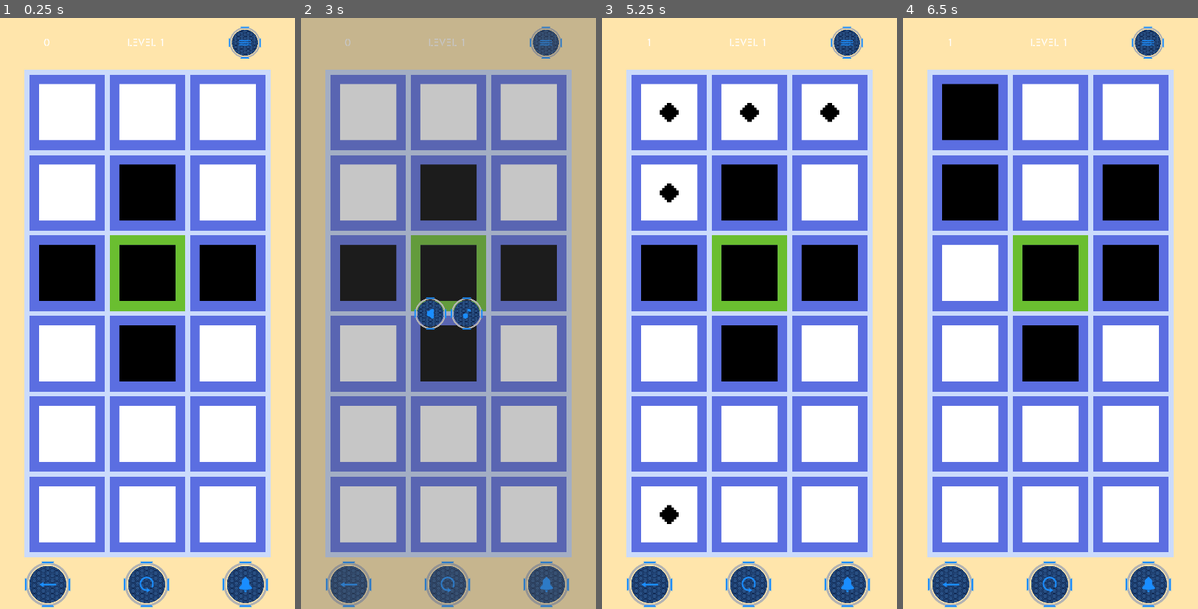
Above: before the commit, frames 1-4 (left to right).
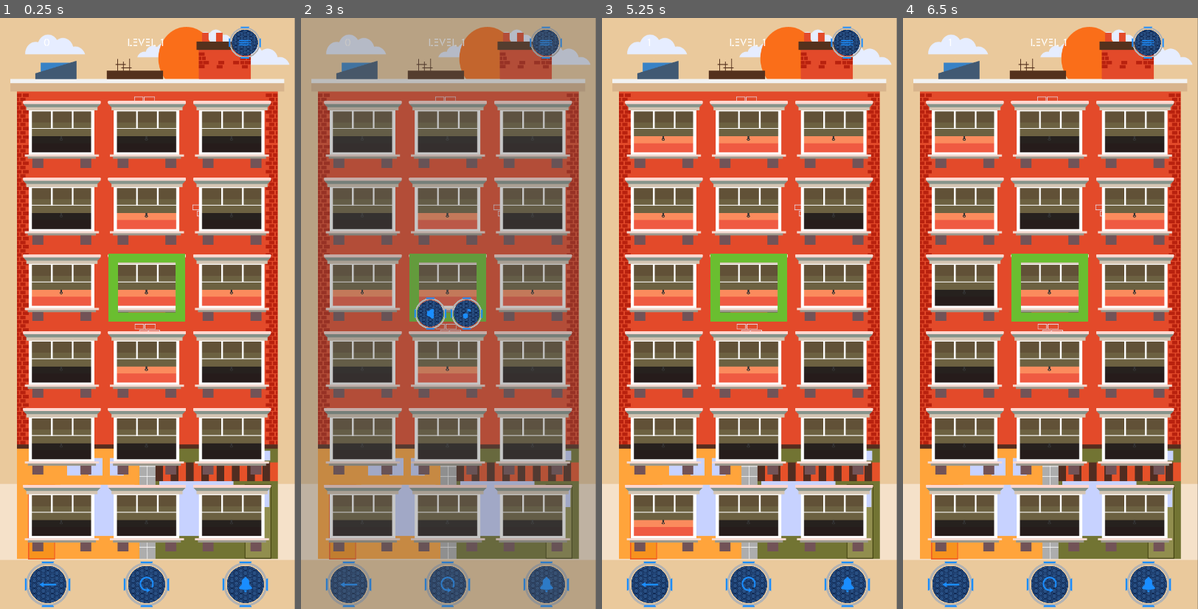
Above: after the commit, the same moments.

Repository: sisipun/SleepyCity
Game: Godot game, scene res://Game/Level/Level.tscn
The game is run twice, just before and just after one commit, with the same random seed, the same clock (stepped at 60 frames per second) and the same inputs.
Inputs (mouse positions are in pixels of both pictures, inside the frame that each line leads up to):
- Up to frame 1 (0.25 s): no input
- Up to frame 2 (3 s): click (545, 585) at 0.5 s; click (545, 585) at 1.25 s; click (545, 585) at 2 s; click (545, 41) at 2.75 s
- Up to frame 3 (5.25 s): click (649, 585) at 3.5 s; click (749, 585) at 4.25 s; tap Enter at 5 s; move the mouse to (669, 112) at 5.02 s; click (669, 112) at 5.17 s
- Up to frame 4 (6.5 s): tap Space at 5.75 s; move the mouse to (970, 195) at 5.77 s; click (970, 195) at 5.92 s

The runs differ from the first frame. In frame 1, 94% of the frame differs, in the area x 0-100%, y 0-100%; in frame 2, 73%; in frame 3, 94%; in frame 4, 94%.

Commit message:
Level assets

Diff:
--- a/Game/Level/Cell.gd
+++ b/Game/Level/Cell.gd
@@ -6,13 +6,9 @@
 
 
 var _alive: bool = false
+var _target: bool = false
 var _coord_x: int = 0
 var _coord_y: int = 0
-
-
-func _ready() -> void:
-	$Sprite.play()
-	$Border.play()
 
 
 func _on_input_event(viewport: Node, event: InputEvent, shape_idx: int) -> void:
@@ -26,38 +22,24 @@
 		coord_y: int,
 		position: Vector2,
 		size: Vector2,
-		alive: bool = false
+		alive: bool = false,
+		target: bool = false
 	) -> Cell:
 	var sprite_size: Vector2 = $Sprite.frames.get_frame($Sprite.animation, 0).get_size()
 	self.position = position
+	_target = target
 	_coord_x = coord_x
 	_coord_y = coord_y
 	set_alive(alive)
-	$Collision.shape.extents = Vector2(size.x / 2, size.y / 2)
-	$Sprite.scale = Vector2(size.x / sprite_size.x, size.y / sprite_size.y)
-	$Sprite.frame = $Sprite.frames.get_frame_count($Sprite.animation) - 1
-	$Border.scale = Vector2(size.x / sprite_size.x, size.y / sprite_size.y)
-	$Target.scale = Vector2(size.x / sprite_size.x, size.y / sprite_size.y)
-	$Tip.scale = Vector2(size.x / sprite_size.x, size.y / sprite_size.y)
+	scale = Vector2(
+		size.x / ($CellShape.shape.extents.x * 2),
+		size.y / ($CellShape.shape.extents.y * 2)
+	)
+
+	$Border.animation = "target" if _target else "default"
+	$Sprite.play()
+	$Border.play()
 	return self
-
-
-func play_target_effect() -> bool:
-	if $Target.is_playing():
-		return false
-
-	$Target.play()
-	$Target.show()
-	return true
-
-
-func stop_target_effect() -> bool:
-	if not $Target.is_playing():
-		return false
-
-	$Target.stop()
-	$Target.hide()
-	return true
 
 
 func play_tip_effect() -> bool:
--- a/Game/Level/Cell.tscn
+++ b/Game/Level/Cell.tscn
@@ -1,153 +1,23 @@
-[gd_scene load_steps=38 format=2]
+[gd_scene load_steps=11 format=2]
 
 [ext_resource path="res://Game/Level/Cell.gd" type="Script" id=1]
-[ext_resource path="res://Assets/Level/default_cell.png" type="Texture" id=2]
-[ext_resource path="res://Assets/Level/alive_cell.png" type="Texture" id=3]
-[ext_resource path="res://Assets/Level/dead_cell.png" type="Texture" id=4]
+[ext_resource path="res://Assets/Level/dark_border.png" type="Texture" id=2]
+[ext_resource path="res://Assets/Level/dark_window.png" type="Texture" id=3]
+[ext_resource path="res://Assets/Level/light_window.png" type="Texture" id=4]
 [ext_resource path="res://Assets/Level/tip_cell.png" type="Texture" id=5]
-[ext_resource path="res://Assets/Level/target_cell.png" type="Texture" id=6]
+[ext_resource path="res://Assets/Level/light_border.png" type="Texture" id=6]
 
 [sub_resource type="RectangleShape2D" id=1]
-extents = Vector2( 64, 64 )
-
-[sub_resource type="AtlasTexture" id=2]
-flags = 4
-atlas = ExtResource( 3 )
-region = Rect2( 0, 0, 128, 128 )
-
-[sub_resource type="AtlasTexture" id=3]
-flags = 4
-atlas = ExtResource( 3 )
-region = Rect2( 128, 0, 128, 128 )
-
-[sub_resource type="AtlasTexture" id=4]
-flags = 4
-atlas = ExtResource( 3 )
-region = Rect2( 256, 0, 128, 128 )
-
-[sub_resource type="AtlasTexture" id=5]
-flags = 4
-atlas = ExtResource( 3 )
-region = Rect2( 384, 0, 128, 128 )
-
-[sub_resource type="AtlasTexture" id=6]
-flags = 4
-atlas = ExtResource( 3 )
-region = Rect2( 512, 0, 128, 128 )
-
-[sub_resource type="AtlasTexture" id=7]
-flags = 4
-atlas = ExtResource( 3 )
-region = Rect2( 640, 0, 128, 128 )
-
-[sub_resource type="AtlasTexture" id=8]
-flags = 4
-atlas = ExtResource( 3 )
-region = Rect2( 768, 0, 128, 128 )
-
-[sub_resource type="AtlasTexture" id=9]
-flags = 4
-atlas = ExtResource( 3 )
-region = Rect2( 896, 0, 128, 128 )
-
-[sub_resource type="AtlasTexture" id=10]
-flags = 4
-atlas = ExtResource( 3 )
-region = Rect2( 1024, 0, 128, 128 )
-
-[sub_resource type="AtlasTexture" id=11]
-flags = 4
-atlas = ExtResource( 3 )
-region = Rect2( 1152, 0, 128, 128 )
-
-[sub_resource type="AtlasTexture" id=12]
-flags = 4
-atlas = ExtResource( 3 )
-region = Rect2( 1280, 0, 128, 128 )
-
-[sub_resource type="AtlasTexture" id=13]
-flags = 4
-atlas = ExtResource( 3 )
-region = Rect2( 1408, 0, 128, 128 )
-
-[sub_resource type="AtlasTexture" id=14]
-flags = 4
-atlas = ExtResource( 3 )
-region = Rect2( 1536, 0, 128, 128 )
-
-[sub_resource type="AtlasTexture" id=15]
-flags = 4
-atlas = ExtResource( 4 )
-region = Rect2( 0, 0, 128, 128 )
-
-[sub_resource type="AtlasTexture" id=16]
-flags = 4
-atlas = ExtResource( 4 )
-region = Rect2( 128, 0, 128, 128 )
-
-[sub_resource type="AtlasTexture" id=17]
-flags = 4
-atlas = ExtResource( 4 )
-region = Rect2( 256, 0, 128, 128 )
-
-[sub_resource type="AtlasTexture" id=18]
-flags = 4
-atlas = ExtResource( 4 )
-region = Rect2( 384, 0, 128, 128 )
-
-[sub_resource type="AtlasTexture" id=19]
-flags = 4
-atlas = ExtResource( 4 )
-region = Rect2( 512, 0, 128, 128 )
-
-[sub_resource type="AtlasTexture" id=20]
-flags = 4
-atlas = ExtResource( 4 )
-region = Rect2( 640, 0, 128, 128 )
-
-[sub_resource type="AtlasTexture" id=21]
-flags = 4
-atlas = ExtResource( 4 )
-region = Rect2( 768, 0, 128, 128 )
-
-[sub_resource type="AtlasTexture" id=22]
-flags = 4
-atlas = ExtResource( 4 )
-region = Rect2( 896, 0, 128, 128 )
-
-[sub_resource type="AtlasTexture" id=23]
-flags = 4
-atlas = ExtResource( 4 )
-region = Rect2( 1024, 0, 128, 128 )
-
-[sub_resource type="AtlasTexture" id=24]
-flags = 4
-atlas = ExtResource( 4 )
-region = Rect2( 1152, 0, 128, 128 )
-
-[sub_resource type="AtlasTexture" id=25]
-flags = 4
-atlas = ExtResource( 4 )
-region = Rect2( 1280, 0, 128, 128 )
-
-[sub_resource type="AtlasTexture" id=26]
-flags = 4
-atlas = ExtResource( 4 )
-region = Rect2( 1408, 0, 128, 128 )
-
-[sub_resource type="AtlasTexture" id=27]
-flags = 4
-atlas = ExtResource( 4 )
-region = Rect2( 1536, 0, 128, 128 )
+extents = Vector2( 80.5, 101.5 )
 
 [sub_resource type="SpriteFrames" id=28]
 animations = [ {
-"frames": [ SubResource( 2 ), SubResource( 3 ), SubResource( 4 ), SubResource( 5 ), SubResource( 6 ), SubResource( 7 ), SubResource( 8 ), SubResource( 9 ), SubResource( 10 ), SubResource( 11 ), SubResource( 12 ), SubResource( 13 ), SubResource( 14 ) ],
+"frames": [ ExtResource( 3 ), ExtResource( 4 ) ],
 "loop": false,
 "name": "alive",
 "speed": 60.0
 }, {
-"frames": [ SubResource( 15 ), SubResource( 16 ), SubResource( 17 ), SubResource( 18 ), SubResource( 19 ), SubResource( 20 ), SubResource( 21 ), SubResource( 22 ), SubResource( 23 ), SubResource( 24 ), SubResource( 25 ), SubResource( 26 ), SubResource( 27 ) ],
+"frames": [ ExtResource( 4 ), ExtResource( 3 ) ],
 "loop": false,
 "name": "dead",
 "speed": 60.0
@@ -155,17 +25,14 @@
 
 [sub_resource type="SpriteFrames" id=29]
 animations = [ {
-"frames": [ ExtResource( 2 ) ],
+"frames": [ ExtResource( 6 ) ],
 "loop": false,
 "name": "default",
 "speed": 5.0
-} ]
-
-[sub_resource type="SpriteFrames" id=30]
-animations = [ {
-"frames": [ ExtResource( 6 ) ],
-"loop": false,
-"name": "default",
+}, {
+"frames": [ ExtResource( 2 ) ],
+"loop": true,
+"name": "target",
 "speed": 5.0
 } ]
 
@@ -178,28 +45,27 @@
 } ]
 
 [node name="Cell" type="Area2D"]
-scale = Vector2( 0.99651, 1 )
 gravity_vec = Vector2( -0.75, 1 )
 script = ExtResource( 1 )
 
-[node name="Collision" type="CollisionShape2D" parent="."]
+[node name="CellShape" type="CollisionShape2D" parent="."]
 z_index = -1
 shape = SubResource( 1 )
 
 [node name="Sprite" type="AnimatedSprite" parent="."]
+position = Vector2( -0.5, -4 )
+scale = Vector2( 0.663212, 0.67 )
 z_index = -2
 frames = SubResource( 28 )
-animation = "dead"
+animation = "alive"
 
 [node name="Border" type="AnimatedSprite" parent="."]
 z_index = -2
 frames = SubResource( 29 )
 
-[node name="Target" type="AnimatedSprite" parent="."]
-visible = false
-frames = SubResource( 30 )
-
 [node name="Tip" type="AnimatedSprite" parent="."]
 visible = false
+position = Vector2( -0.500003, -0.250005 )
+scale = Vector2( 1.2355, 1.57434 )
 frames = SubResource( 31 )
 [connection signal="input_event" from="." to="." method="_on_input_event"]
--- a/Game/Level/Level.gd
+++ b/Game/Level/Level.gd
@@ -8,7 +8,7 @@
 
 
 func _ready() -> void:
-	$LevelArea.set_level(Storage.get_level())
+	$LevelArea.init(Storage.get_level())
 	emit_signal("init", Storage.get_level_number() + 1)
 
 
--- a/Game/Level/Level.tscn
+++ b/Game/Level/Level.tscn
@@ -2,7 +2,7 @@
 
 [ext_resource path="res://Game/Level/LevelArea.tscn" type="PackedScene" id=1]
 [ext_resource path="res://Game/Interface/Interface.tscn" type="PackedScene" id=2]
-[ext_resource path="res://Assets/Level/background.png" type="Texture" id=3]
+[ext_resource path="res://Assets/Level/back.png" type="Texture" id=3]
 [ext_resource path="res://Game/Interface/MenuPopup.tscn" type="PackedScene" id=4]
 [ext_resource path="res://Game/Interface/LevelCompletePopup.tscn" type="PackedScene" id=6]
 [ext_resource path="res://Game/Level/Level.gd" type="Script" id=7]
@@ -26,7 +26,7 @@
 }
 
 [node name="LevelArea" parent="." instance=ExtResource( 1 )]
-position = Vector2( 50, 100 )
+position = Vector2( 20, 100 )
 
 [node name="InterfaceLayer" type="CanvasLayer" parent="."]
 
--- a/Game/Level/LevelArea.gd
+++ b/Game/Level/LevelArea.gd
@@ -1,11 +1,14 @@
-extends Node2D
+extends Area2D
 
 
 signal step(step_count)
 signal completed(steps_count, took_tip)
 
-
-export (float) var cell_margin: = 10
+export (float) var level_area_margin_left = 20
+export (float) var level_area_margin_right = 20
+export (float) var level_area_margin_top = 30
+export (float) var level_area_margin_bottom = 100
+export (float) var cell_margin: = 20
 
 
 var _level: LevelMap
@@ -14,36 +17,24 @@
 var _tutorial: = false
 
 
-func set_level(info: Storage.LevelInfo):
+func init(info: Storage.LevelInfo):
 	_level = LevelMap.new(info)
 	_tutorial = info.tutorial
-	position.y += OS.get_window_safe_area().position.y
+
+	 # OS.get_window_safe_area().position.y
+
+	var screen_size: = get_viewport_rect().size
+	var level_area_width: float = screen_size.x - (level_area_margin_left + level_area_margin_right)
+	var level_area_heigth: float = screen_size.y - (level_area_margin_top + level_area_margin_bottom)
+
+	var game_area_position_x: float = $GameAreaShape.shape.a.x
+	var game_area_position_y: float = $GameAreaShape.shape.a.y
+	var game_area_width: float = $GameAreaShape.shape.b.x - $GameAreaShape.shape.a.x
+	var game_area_height: float = $GameAreaShape.shape.b.y - $GameAreaShape.shape.a.y
+	var cells_width: = (game_area_width - cell_margin * (_level.width() + 1)) / _level.width()
+	var cells_height: = (game_area_height - cell_margin * (_level.height() + 1)) / _level.height()
 
 	var cell_scene: = load("res://Game/Level/Cell.tscn")
-	var screen_size: = get_viewport_rect().size
-	var original_game_area_width: = screen_size.x - 2 * position.x
-	var original_game_area_height: = screen_size.y - 2 * position.y
-	var original_cells_width: = original_game_area_width - cell_margin * (_level.width() + 1)
-	var original_cells_height: = original_game_area_height - cell_margin * (_level.height() + 1)
-	var cell_size: = min(original_cells_width / _level.width(), original_cells_height / _level.height())
-	var cells_width: = cell_size * _level.width()
-	var cells_height: = cell_size * _level.height()
-	var game_area_width: = cells_width + cell_margin * (_level.width() + 1)
-	var game_area_height: = cells_height + cell_margin * (_level.height() + 1)
-
-	position.x += (original_game_area_width - game_area_width) / 2
-	position.y += (original_game_area_height - game_area_height) / 2
-
-	var background_size: Vector2 = $BackgroundLayer/Background.get_rect().size
-	$BackgroundLayer/Background.set_position(Vector2(
-		position.x + game_area_width / 2,
-		position.y + game_area_height / 2
-	))
-	$BackgroundLayer/Background.scale = Vector2(
-		game_area_width / background_size.x,
-		game_area_height / background_size.y
-	)
-
 	for i in range(_level.width()):
 		_cells.append([])
 		for j in range(_level.height()):
@@ -51,12 +42,12 @@
 				i,
 				j,
 				Vector2(
-					cell_margin + (cell_size / 2) + i * (cell_margin + cell_size),
-					cell_margin + (cell_size / 2) + j * (cell_margin + cell_size)
+					game_area_position_x + cell_margin + (cells_width / 2) + i * (cell_margin + cells_width),
+					game_area_position_y + cell_margin + (cells_height / 2) + j * (cell_margin + cells_height)
 				),
 				Vector2(
-					cell_size,
-					cell_size
+					cells_width,
+					cells_height
 				),
 				false
 			)
@@ -66,6 +57,16 @@
 			cell.connect("clicked", self, "_on_cell_clicked")
 			add_child(cell)
 	update_cells()
+
+	scale = Vector2(
+		level_area_width / ($LevelAreaShape.shape.extents.x * 2),
+		level_area_heigth / ($LevelAreaShape.shape.extents.y * 2)
+	)
+	position.x = level_area_margin_left + level_area_width / 2
+	position.y = level_area_margin_top + level_area_heigth / 2
+	$BackgroundLayer/Background.scale = scale
+	$BackgroundLayer/Background.position = position
+
 
 	if _tutorial:
 		show_tip()
--- a/Game/Level/LevelArea.tscn
+++ b/Game/Level/LevelArea.tscn
@@ -1,12 +1,25 @@
-[gd_scene load_steps=5 format=2]
+[gd_scene load_steps=7 format=2]
 
-[ext_resource path="res://Assets/Level/game_area_background.png" type="Texture" id=1]
+[ext_resource path="res://Assets/Level/game_area_back.png" type="Texture" id=1]
 [ext_resource path="res://Game/Level/LevelArea.gd" type="Script" id=2]
 [ext_resource path="res://Assets/Sounds/light_on.wav" type="AudioStream" id=3]
 [ext_resource path="res://Assets/Sounds/success.wav" type="AudioStream" id=4]
 
-[node name="LevelArea" type="Node2D"]
+[sub_resource type="RectangleShape2D" id=2]
+extents = Vector2( 402.836, 600.751 )
+
+[sub_resource type="SegmentShape2D" id=1]
+a = Vector2( -384.793, -466.922 )
+b = Vector2( 382.258, 603.135 )
+
+[node name="LevelArea" type="Area2D"]
 script = ExtResource( 2 )
+
+[node name="LevelAreaShape" type="CollisionShape2D" parent="."]
+shape = SubResource( 2 )
+
+[node name="GameAreaShape" type="CollisionShape2D" parent="."]
+shape = SubResource( 1 )
 
 [node name="Sound" type="Node" parent="."]
 
Binary file added: Assets/Level/back.png
Not shown, added: Assets/Level/back.png.import
Binary file added: Assets/Level/dark_border.png
Not shown, added: Assets/Level/dark_border.png.import
Binary file added: Assets/Level/dark_window.png
Not shown, added: Assets/Level/dark_window.png.import
Binary file added: Assets/Level/game_area_back.png
Not shown, added: Assets/Level/game_area_back.png.import
Binary file added: Assets/Level/light_border.png
Not shown, added: Assets/Level/light_border.png.import
Binary file added: Assets/Level/light_window.png
Not shown, added: Assets/Level/light_window.png.import
